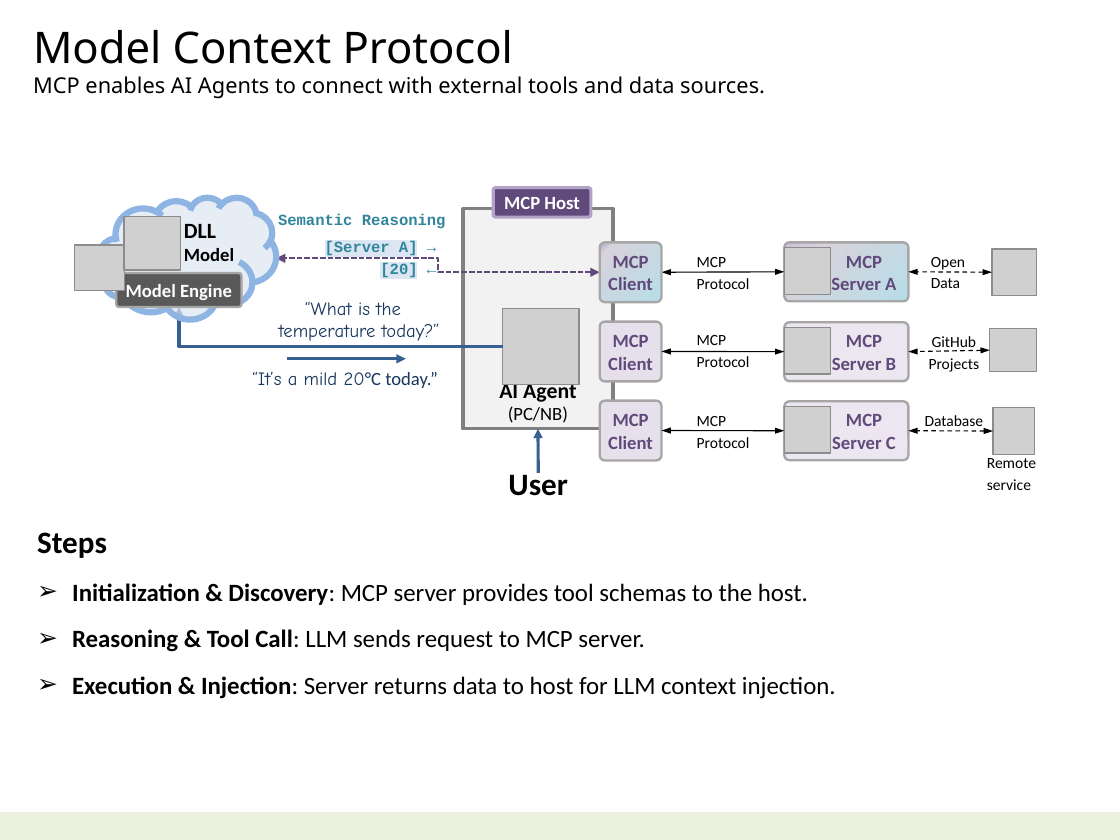
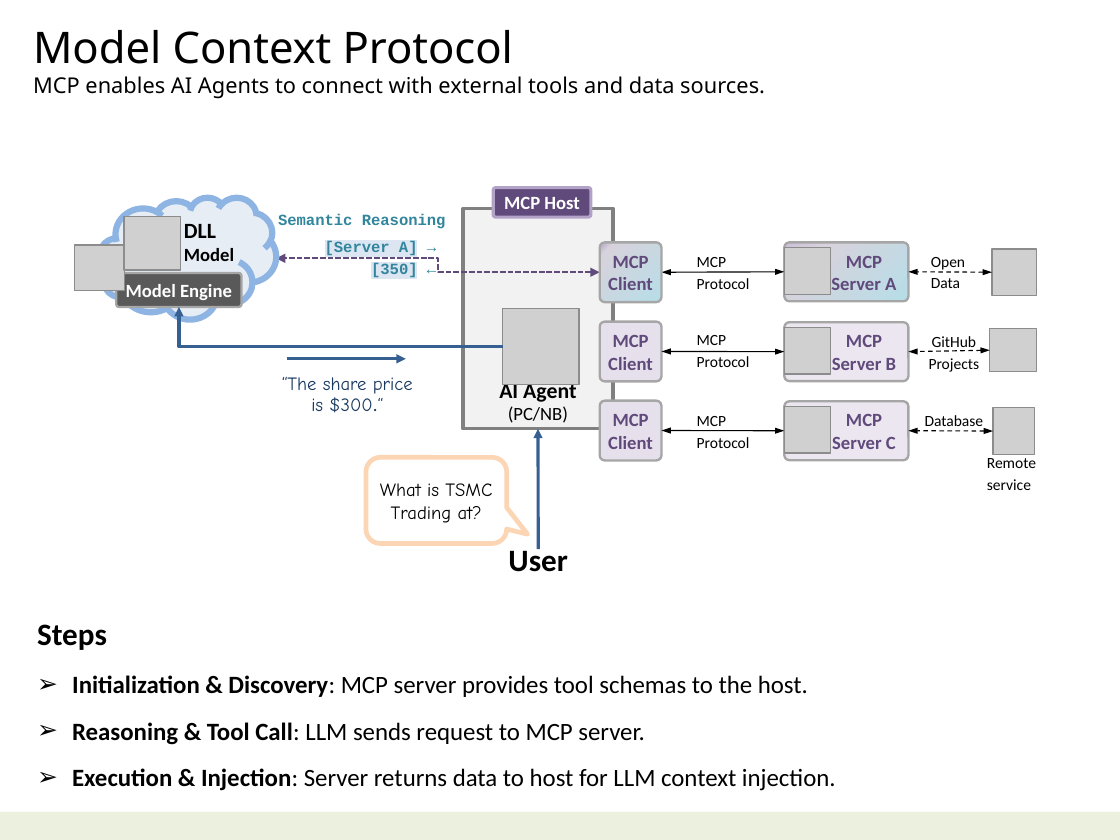
Before and after one commit to navibator/crazy-ai, a slide deck: slide 4 of ai-gemma.pptx. Drawn at 1120x840 pixels with LibreOffice and Linux fonts; fonts in the diff are those of the drawing; grey boxes stand for pictures. Boxes give left, top, right and bottom in pixels: in the first picture for what was removed or moved away, otherwise in the second. Text is boxed around its words. In the diff, an @@ line names an element or a change of style, - is before the commit and + after.

```diff
--- a/ai-gemma.pptx
+++ b/ai-gemma.pptx
@@ text at bbox=[371, 262, 418, 278]: text changed @@
-[20] ←
+[350] ←
@@ text removed at bbox=[279, 302, 440, 341] @@
-“What is the
-temperature today?”
@@ text at bbox=[282, 377, 413, 413]: text changed @@
-“It’s a mild 20°C today.”
+“The share price
+is $300.“
@@ arrow moved from (539, 473) - (538, 429) to (539, 549) - (538, 429) @@
@@ rounded speech box added at bbox=[366, 457, 507, 543], fill #FFFFFF at 80% opacity, outline #FCD5B5 3 pt, 12 pt, text #000000 @@
+What is TSMC
+Trading at?
@@ text "User": place and size @@
-text "User" at bbox=[508, 469, 567, 496]
+text "User" at bbox=[508, 545, 567, 572]
@@ text "Steps": place and size @@
-text "Steps" at bbox=[37, 532, 836, 699]
+text "Steps" at bbox=[37, 624, 836, 791]
```
Also in this commit, not shown: 7 other slides changed, 1 other file.
